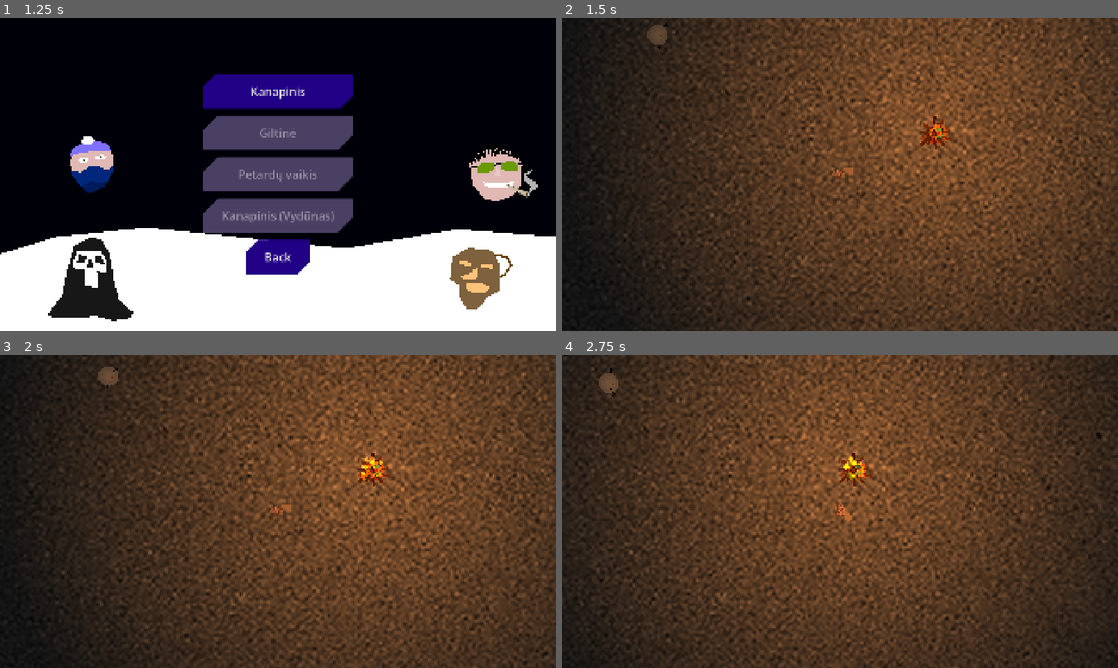
Above: before the commit, frames 1-4 (two rows, left to right).
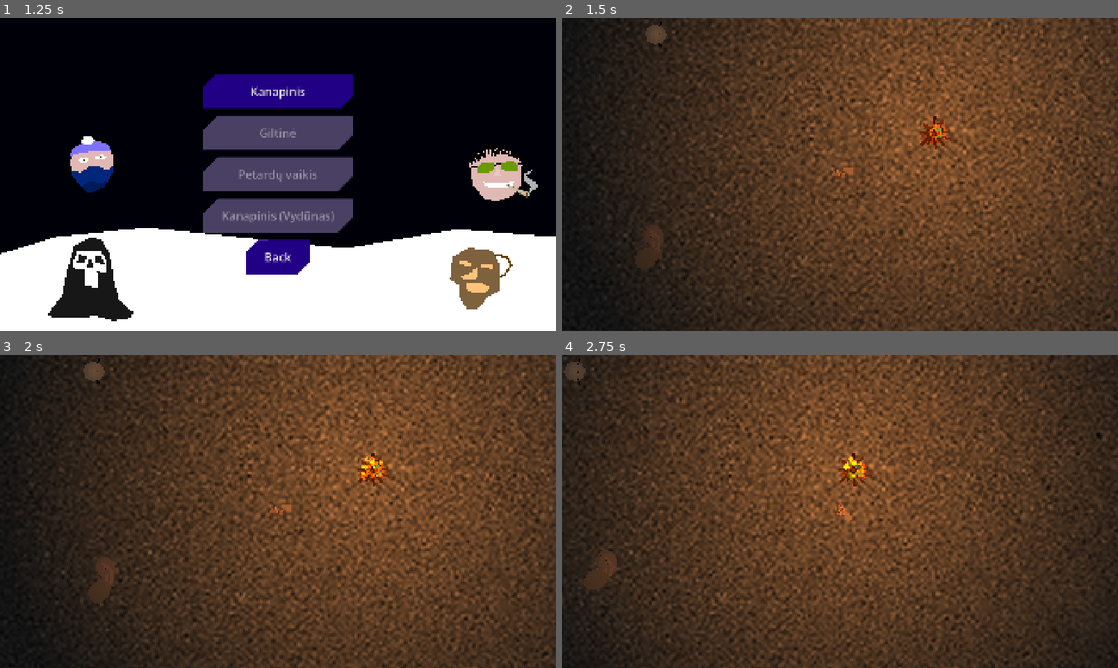
Above: after the commit, the same moments.

Repository: Uxeron/ColdlineKernave
Game: Godot game, scene res://default.tscn
The game is run twice, just before and just after one commit, with the same random seed, the same clock (stepped at 60 frames per second) and the same inputs. The engine's default icon, where the game draws it, is replaced by a stand-in: a white triangle on a blue panel in a dark square.
Inputs (mouse positions are in pixels of both pictures, inside the frame that each line leads up to):
- Up to frame 1 (1.25 s): click "Start Game" at 0.5 s
- Up to frame 2 (1.5 s): click "Kanapinis" at 1.25 s
- Up to frame 3 (2 s): no input
- Up to frame 4 (2.75 s): tap Enter at 2 s; move the mouse to (962, 495) at 2.02 s; press the mouse at (962, 495) at 2.03 s; hold D (move_right) from 2.03 s (still down)

Frame 1 is identical in both runs. In frame 2, 0.2% of the frame differs, in the area x 13-20%, y 1-80%; in frame 3, 0.6%; in frame 4, 0.6%, in the area x 0-11%, y 1-75%.

Commit message:
Added motion to Lašininis and death

Diff:
--- a/global.gd
+++ b/global.gd
@@ -1,3 +1,7 @@
 extends Node
 
-var enemy_count: int = 30
+var enemy_count: int = 0
+
+func _unhandled_key_input(event: InputEvent) -> void:
+	if event.keycode == KEY_ESCAPE:
+		get_tree().quit()
--- a/lašininis/lašininis.tscn
+++ b/lašininis/lašininis.tscn
@@ -1,6 +1,12 @@
 [gd_scene format=3 uid="uid://rh0ixh83ltwt"]
 
 [ext_resource type="Texture2D" uid="uid://4kkp4yoorhb4" path="res://pixel.png" id="4_dbh7r"]
+
+[sub_resource type="GDScript" id="GDScript_5ko1g"]
+script/source = "extends Node2D
+
+@export var can_deal_damage: bool = false
+"
 
 [sub_resource type="Animation" id="Animation_rvpr0"]
 length = 0.001
@@ -135,6 +141,18 @@
 "transitions": PackedFloat32Array(1),
 "update": 0,
 "values": [0.0]
+}
+tracks/11/type = "value"
+tracks/11/imported = false
+tracks/11/enabled = true
+tracks/11/path = NodePath(".:can_deal_damage")
+tracks/11/interp = 1
+tracks/11/loop_wrap = true
+tracks/11/keys = {
+"times": PackedFloat32Array(0),
+"transitions": PackedFloat32Array(1),
+"update": 1,
+"values": [false]
 }
 
 [sub_resource type="Animation" id="Animation_dbh7r"]
@@ -403,6 +421,18 @@
 "update": 0,
 "values": [2.8789504, 3.433912, 1.5079007, -0.049739838, -1.4794728, 1.8177307, 2.8789504]
 }
+tracks/6/type = "value"
+tracks/6/imported = false
+tracks/6/enabled = true
+tracks/6/path = NodePath(".:can_deal_damage")
+tracks/6/interp = 1
+tracks/6/loop_wrap = true
+tracks/6/keys = {
+"times": PackedFloat32Array(0, 0.23333333, 0.8),
+"transitions": PackedFloat32Array(1, 1, 1),
+"update": 1,
+"values": [false, true, false]
+}
 
 [sub_resource type="AnimationLibrary" id="AnimationLibrary_7xedv"]
 _data = {
@@ -413,6 +443,7 @@
 }
 
 [node name="Lašininis" type="Node2D" unique_id=1753610124]
+script = SubResource("GDScript_5ko1g")
 
 [node name="Kūnas" type="Polygon2D" parent="." unique_id=1596819195]
 color = Color(0.65882355, 0.5803922, 0.5372549, 1)
--- /dev/null
+++ b/lašininis/lašininis_moving.gd
@@ -0,0 +1,151 @@
+class_name Lašininis
+extends CharacterBody2D
+
+@export var speed: float = 50.0
+@export var turning_speed: float = 0.1
+@onready var dash_turning_speed: float = turning_speed * 0.04
+@export var health: float = 70.0:
+	set(value):
+		if value < health and current_state == STATE.EATING:
+			move(0.0)
+		health = value
+
+@onready var max_health: float = health
+@export var healing_amount: float = 20.0
+@export var damage: float = 30.0
+@export var target: Node2D
+@onready var model = get_child(0)
+@onready var animation_player: AnimationPlayer = $Lašininis/AnimationPlayer
+
+enum STATE { MOVING, ATTACKING, DASHING, EATING }
+
+var current_state: STATE
+var preparing_to_dash: bool = false
+
+func _ready() -> void:
+	current_state = STATE.MOVING
+	animation_player.play("dundėjimas")
+
+
+func _physics_process(delta: float) -> void:
+	match current_state:
+		STATE.MOVING:
+			move(delta)
+			if randi_range(0, 300) == 0:
+				call_deferred("dash", 0.0)
+		STATE.ATTACKING:
+			pass
+		STATE.DASHING:
+			dash(delta)
+		STATE.EATING:
+			pass
+
+
+func move(delta: float) -> void:
+	if current_state != STATE.MOVING:
+		current_state = STATE.MOVING
+		animation_player.stop()
+		animation_player.play("dundėjimas")
+
+	generic_move(delta)
+	if $AttackArea.overlaps_body(target):
+		_on_attack_area_body_entered(target)
+
+
+func dash(delta: float) -> void:
+	if preparing_to_dash:
+		return
+
+	if current_state != STATE.DASHING:
+		preparing_to_dash = true
+		current_state = STATE.DASHING
+		animation_player.stop()
+		await get_tree().create_timer(0.5).timeout
+
+		animation_player.play("dundėjimas")
+		animation_player.speed_scale = 3.0
+		preparing_to_dash = false
+		get_tree().create_timer(1.5).timeout.connect(func(): eat())
+
+	generic_move(delta * 5.0)
+
+
+func eat() -> void:
+	if current_state != STATE.DASHING:
+		return # We hit the player
+
+	current_state = STATE.EATING
+	animation_player.stop()
+	animation_player.speed_scale = 1.0
+	animation_player.play("paėdimas")
+	await get_tree().create_timer(animation_player.current_animation_length).timeout
+
+	if current_state != STATE.EATING:
+		return # Was interrupted
+
+	health += healing_amount
+	if health > max_health:
+		health = max_health
+
+	move(0.0)
+
+
+func generic_move(delta: float) -> void:
+	var rotation_to_target = global_position.angle_to_point(target.global_position)
+	var rotation_delta = rotation_to_target - global_rotation
+	if rotation_delta > 5.0:
+		rotation_delta -= TAU
+	if rotation_delta < -5.0:
+		rotation_delta += TAU
+
+	var current_turning_speed = turning_speed
+	if current_state == STATE.DASHING:
+		current_turning_speed = dash_turning_speed
+
+	if rotation_delta > current_turning_speed:
+		rotation_delta = current_turning_speed
+	if rotation_delta < -current_turning_speed:
+		rotation_delta = -current_turning_speed
+	global_rotation += rotation_delta
+
+	var motion = Vector2.RIGHT.rotated(global_rotation).normalized() * speed
+	var collision = move_and_collide(motion * delta)
+
+	if collision and current_state == STATE.DASHING:
+		var collider = collision.get_collider()
+		if collider == target:
+			target.health -= damage * 2.0
+			animation_player.speed_scale = 1.0
+			move(0.0)
+
+
+func attack() -> void:
+	current_state = STATE.ATTACKING
+	animation_player.stop()
+
+	animation_player.play("užvožimas")
+	await get_tree().create_timer(animation_player.current_animation_length).timeout
+
+	move(0.0)
+
+
+func _on_attack_area_body_entered(body: Node2D) -> void:
+	if current_state != STATE.MOVING:
+		return
+
+	if body != target:
+		return
+
+	if current_state == STATE.MOVING:
+		attack()
+
+
+func _on_bag_collider_area_body_entered(body: Node2D) -> void:
+	if body != target:
+		return
+
+	if not model.can_deal_damage:
+		return
+
+	target.health -= damage
+	print("dealt damage!")
--- /dev/null
+++ b/lašininis/lašininis_moving.tscn
@@ -0,0 +1,37 @@
+[gd_scene format=3 uid="uid://brgw7mhilbnrt"]
+
+[ext_resource type="Script" uid="uid://b6060j0xtj50c" path="res://lašininis/lašininis_moving.gd" id="1_pd6vx"]
+[ext_resource type="PackedScene" uid="uid://rh0ixh83ltwt" path="res://lašininis/lašininis.tscn" id="2_y3u1r"]
+
+[sub_resource type="CircleShape2D" id="CircleShape2D_3rqmx"]
+radius = 20.0
+
+[sub_resource type="RectangleShape2D" id="RectangleShape2D_sh2bp"]
+
+[node name="Lašininis" type="CharacterBody2D" unique_id=1269093086]
+motion_mode = 1
+platform_on_leave = 2
+script = ExtResource("1_pd6vx")
+
+[node name="Lašininis" parent="." unique_id=1753610124 instance=ExtResource("2_y3u1r")]
+
+[node name="BagColliderArea" type="Area2D" parent="Lašininis/Maišas" parent_id_path=PackedInt32Array(1753610124, 1212876313) index="0" unique_id=896631979]
+
+[node name="CollisionPolygon2D" type="CollisionPolygon2D" parent="Lašininis/Maišas/BagColliderArea" unique_id=51825167]
+position = Vector2(-28.397097, -7.8214316)
+polygon = PackedVector2Array(28.788958, 6.5195465, 25.682306, 0.96027374, 23.229689, 3.2493858, 24.047228, 5.0479736, 22.41215, 6.356037, 22.41215, 8.072868, 24.210737, 8.890411, 24.047228, 10.116718, 27.971418, 7.82761, 28.053171, 10.52549, 29.361235, 17.719837, 35.57454, 24.423664, 50.45376, 27.939083, 61.7358, 24.995941, 70.56523, 15.26722, 71.38277, 4.8844643, 66.314026, -4.353731, 56.994072, -6.3158264, 44.485718, -5.7435493, 33.448936, 0.55150604)
+
+[node name="CollisionShape2D" type="CollisionShape2D" parent="." unique_id=1863732393]
+position = Vector2(1, 0)
+shape = SubResource("CircleShape2D_3rqmx")
+
+[node name="AttackArea" type="Area2D" parent="." unique_id=427796450]
+
+[node name="CollisionShape2D" type="CollisionShape2D" parent="AttackArea" unique_id=1732377266]
+position = Vector2(41, 0)
+shape = SubResource("RectangleShape2D_sh2bp")
+
+[connection signal="body_entered" from="Lašininis/Maišas/BagColliderArea" to="." method="_on_bag_collider_area_body_entered"]
+[connection signal="body_entered" from="AttackArea" to="." method="_on_attack_area_body_entered"]
+
+[editable path="Lašininis"]
--- a/main.tscn
+++ b/main.tscn
@@ -7,6 +7,7 @@
 [ext_resource type="PackedScene" uid="uid://brcq3mshmi2n7" path="res://spawner.tscn" id="5_lquwl"]
 [ext_resource type="PackedScene" uid="uid://b141xwd4qqxai" path="res://player/kanapinis/character_kanapinis.tscn" id="6_272bh"]
 [ext_resource type="PackedScene" uid="uid://dkj0xni11dddl" path="res://player/giltine/character_giltine.tscn" id="7_5vw27"]
+[ext_resource type="PackedScene" uid="uid://brgw7mhilbnrt" path="res://lašininis/lašininis_moving.tscn" id="8_5vw27"]
 
 [node name="Main" type="Node2D" unique_id=1893357246]
 
@@ -36,6 +37,7 @@
 position = Vector2(467, 222)
 
 [node name="Goon" parent="." unique_id=745021980 node_paths=PackedStringArray("target") instance=ExtResource("2_0xm2m")]
+process_mode = 4
 position = Vector2(149, -20)
 target = NodePath("../Morė")
 
@@ -66,3 +68,7 @@
 
 [node name="Morė" parent="." unique_id=123869013 instance=ExtResource("5_7mycd")]
 position = Vector2(629, 150)
+
+[node name="LašininisMoving" parent="." unique_id=1269093086 node_paths=PackedStringArray("target") instance=ExtResource("8_5vw27")]
+position = Vector2(140, 330)
+target = NodePath("../CharacterKanapinis")
--- a/map_loader.gd
+++ b/map_loader.gd
@@ -3,12 +3,18 @@
 var current_scene: Node
 
 func load_scene(path: String) -> void:
+	var new_scene = (load(path) as PackedScene).instantiate()
+
 	if current_scene != null:
 		remove_child(current_scene)
 		current_scene.queue_free()
 
-	current_scene = (load(path) as PackedScene).instantiate()
+	current_scene = new_scene
 	add_child(current_scene)
+
+func add_scene(path: String) -> void:
+	var new_scene = (load(path) as PackedScene).instantiate()
+	current_scene.add_child(new_scene)
 
 func _ready() -> void:
 	load_scene("res://main_menu.tscn")
--- a/morė/bonfire.gd
+++ b/morė/bonfire.gd
@@ -1,6 +1,6 @@
 extends StaticBody2D
 
-@export var health: float = 1000.0:
+@export var health: float = 10.0:
 	set(value):
 		health = value
 		take_damage()
@@ -12,7 +12,7 @@
 
 func take_damage():
 	if health <= 0.0:
-		MapLoader.load_scene("res://main_menu.tscn")
+		MapLoader.add_scene("res://ui/game_loss.tscn")
 		return
 
 	var scaling = health / max_health
@@ -21,9 +21,6 @@
 	$Dūmai.scale = Vector2(scaling, scaling)
 	$Dūmai.amount_ratio = scaling
 	light_scale = start_light_scale * scaling
-
-
-
 
 func _process(_delta: float) -> void:
 	if not adjusting_light:
--- a/player/character.gd
+++ b/player/character.gd
@@ -2,7 +2,11 @@
 extends CharacterBody2D
 
 @export var speed: float = 200.0
-@export var health: float = 100.0
+@export var health: float = 100.0:
+	set(value):
+		health = value
+		take_damage()
+
 @export var damage: float = 50.0
 @export var knockback: float = 2000.0
 @onready var model: Model = get_child(0)
@@ -31,16 +35,24 @@
 		model.hit()
 		model.done.connect(func(): can_swing = true; hit_objects = [], ConnectFlags.CONNECT_ONE_SHOT)
 
+func take_damage():
+	if health <= 0.0:
+		MapLoader.add_scene("res://ui/game_loss.tscn")
+		process_mode = Node.PROCESS_MODE_DISABLED
+		return
+
 func attack() -> void:
 	var bodies = weapon_collider.get_overlapping_bodies()
 	for body in bodies:
-		if body is Goon and not hit_objects.has(body):
+		if (body is Goon or body is Lašininis) and not hit_objects.has(body):
+			print("player hit ", body)
 			body.health -= damage
-			var direction = Vector2.RIGHT.rotated(global_rotation)
-			body.knockback = direction * knockback
-			var particles = hit_particles.duplicate()
-			add_child(particles)
-			particles.global_position = body.global_position
-			particles.global_rotation = body.global_rotation
-			particles.run()
 			hit_objects.append(body)
+			if body.get("knockback") != null:
+				var direction = Vector2.RIGHT.rotated(global_rotation)
+				body.knockback = direction * knockback
+				var particles = hit_particles.duplicate()
+				add_child(particles)
+				particles.global_position = body.global_position
+				particles.global_rotation = body.global_rotation
+				particles.run()
--- /dev/null
+++ b/ui/game_loss.tscn
@@ -0,0 +1,174 @@
+[gd_scene format=3 uid="uid://vvb1vqye5s8u"]
+
+[ext_resource type="Texture2D" uid="uid://cy45rmtmnffh0" path="res://icon.svg" id="1_bjqvq"]
+
+[sub_resource type="GDScript" id="GDScript_knrex"]
+script/source = "extends CanvasLayer
+
+func _ready() -> void:
+	$AnimationPlayer.play(\"end_game\")
+	await get_tree().create_timer($AnimationPlayer.current_animation_length).timeout
+
+	MapLoader.load_scene(\"res://main_menu.tscn\")
+"
+
+[sub_resource type="StyleBoxFlat" id="StyleBoxFlat_knrex"]
+bg_color = Color(0, 0, 0, 0)
+
+[sub_resource type="Curve" id="Curve_n01vw"]
+_data = [Vector2(0, 0), 0.0, 4.3621955, 0, 0, Vector2(0.5, 1), 0.0, 0.0, 0, 0, Vector2(1, 0), -3.7847419, 0.0, 0, 0]
+point_count = 3
+
+[sub_resource type="CurveTexture" id="CurveTexture_bf8de"]
+curve = SubResource("Curve_n01vw")
+
+[sub_resource type="ParticleProcessMaterial" id="ParticleProcessMaterial_h7pdl"]
+particle_flag_disable_z = true
+emission_shape = 3
+emission_box_extents = Vector3(800, 400, 1)
+angle_min = -720.0
+angle_max = 720.0
+angular_velocity_min = -94.95001
+angular_velocity_max = 126.58998
+gravity = Vector3(0, 0, 0)
+alpha_curve = SubResource("CurveTexture_bf8de")
+
+[sub_resource type="Animation" id="Animation_n01vw"]
+length = 0.001
+tracks/0/type = "value"
+tracks/0/imported = false
+tracks/0/enabled = true
+tracks/0/path = NodePath("PanelContainer/Label:self_modulate")
+tracks/0/interp = 1
+tracks/0/loop_wrap = true
+tracks/0/keys = {
+"times": PackedFloat32Array(0),
+"transitions": PackedFloat32Array(1),
+"update": 0,
+"values": [Color(1, 1, 1, 0)]
+}
+tracks/1/type = "value"
+tracks/1/imported = false
+tracks/1/enabled = true
+tracks/1/path = NodePath("PanelContainer:theme_override_styles/panel:bg_color")
+tracks/1/interp = 1
+tracks/1/loop_wrap = true
+tracks/1/keys = {
+"times": PackedFloat32Array(0),
+"transitions": PackedFloat32Array(1),
+"update": 0,
+"values": [Color(0, 0, 0, 0)]
+}
+tracks/2/type = "value"
+tracks/2/imported = false
+tracks/2/enabled = true
+tracks/2/path = NodePath("PanelContainer/GPUParticles2D:emitting")
+tracks/2/interp = 1
+tracks/2/loop_wrap = true
+tracks/2/keys = {
+"times": PackedFloat32Array(0),
+"transitions": PackedFloat32Array(1),
+"update": 1,
+"values": [false]
+}
+tracks/3/type = "value"
+tracks/3/imported = false
+tracks/3/enabled = true
+tracks/3/path = NodePath("PanelContainer/GPUParticles2D:self_modulate")
+tracks/3/interp = 1
+tracks/3/loop_wrap = true
+tracks/3/keys = {
+"times": PackedFloat32Array(0),
+"transitions": PackedFloat32Array(1),
+"update": 0,
+"values": [Color(1, 1, 1, 1)]
+}
+
+[sub_resource type="Animation" id="Animation_bf8de"]
+resource_name = "end_game"
+length = 4.5
+tracks/0/type = "value"
+tracks/0/imported = false
+tracks/0/enabled = true
+tracks/0/path = NodePath("PanelContainer/Label:self_modulate")
+tracks/0/interp = 1
+tracks/0/loop_wrap = true
+tracks/0/keys = {
+"times": PackedFloat32Array(0, 1, 2, 4, 4.5),
+"transitions": PackedFloat32Array(1, 1, 1, 1, 1),
+"update": 0,
+"values": [Color(1, 1, 1, 0), Color(1, 1, 1, 0), Color(1, 1, 1, 1), Color(1, 1, 1, 1), Color(1, 1, 1, 0)]
+}
+tracks/1/type = "value"
+tracks/1/imported = false
+tracks/1/enabled = true
+tracks/1/path = NodePath("PanelContainer:theme_override_styles/panel:bg_color")
+tracks/1/interp = 1
+tracks/1/loop_wrap = true
+tracks/1/keys = {
+"times": PackedFloat32Array(0, 0.5),
+"transitions": PackedFloat32Array(1, 1),
+"update": 0,
+"values": [Color(0, 0, 0, 0), Color(0, 0, 0, 1)]
+}
+tracks/2/type = "value"
+tracks/2/imported = false
+tracks/2/enabled = true
+tracks/2/path = NodePath("PanelContainer/GPUParticles2D:emitting")
+tracks/2/interp = 1
+tracks/2/loop_wrap = true
+tracks/2/keys = {
+"times": PackedFloat32Array(0, 1),
+"transitions": PackedFloat32Array(1, 1),
+"update": 1,
+"values": [false, true]
+}
+tracks/3/type = "value"
+tracks/3/imported = false
+tracks/3/enabled = true
+tracks/3/path = NodePath("PanelContainer/GPUParticles2D:self_modulate")
+tracks/3/interp = 1
+tracks/3/loop_wrap = true
+tracks/3/keys = {
+"times": PackedFloat32Array(0, 4, 4.5),
+"transitions": PackedFloat32Array(1, 1, 1),
+"update": 0,
+"values": [Color(1, 1, 1, 1), Color(1, 1, 1, 1), Color(1, 1, 1, 0)]
+}
+
+[sub_resource type="AnimationLibrary" id="AnimationLibrary_h7pdl"]
+_data = {
+&"RESET": SubResource("Animation_n01vw"),
+&"end_game": SubResource("Animation_bf8de")
+}
+
+[node name="GameLoss" type="CanvasLayer" unique_id=1948661526]
+script = SubResource("GDScript_knrex")
+
+[node name="PanelContainer" type="PanelContainer" parent="." unique_id=804138320]
+anchors_preset = 15
+anchor_right = 1.0
+anchor_bottom = 1.0
+grow_horizontal = 2
+grow_vertical = 2
+theme_override_styles/panel = SubResource("StyleBoxFlat_knrex")
+
+[node name="GPUParticles2D" type="GPUParticles2D" parent="PanelContainer" unique_id=1910298532]
+position = Vector2(960, 540)
+emitting = false
+amount = 10
+texture = ExtResource("1_bjqvq")
+lifetime = 5.0
+process_material = SubResource("ParticleProcessMaterial_h7pdl")
+
+[node name="Label" type="Label" parent="PanelContainer" unique_id=759428864]
+self_modulate = Color(1, 1, 1, 0)
+layout_mode = 2
+size_flags_vertical = 1
+theme_override_font_sizes/font_size = 150
+text = "Game Over"
+horizontal_alignment = 1
+vertical_alignment = 1
+
+[node name="AnimationPlayer" type="AnimationPlayer" parent="." unique_id=1167188783]
+libraries/ = SubResource("AnimationLibrary_h7pdl")
Not shown, added: lašininis/lašininis_moving.gd.uid
